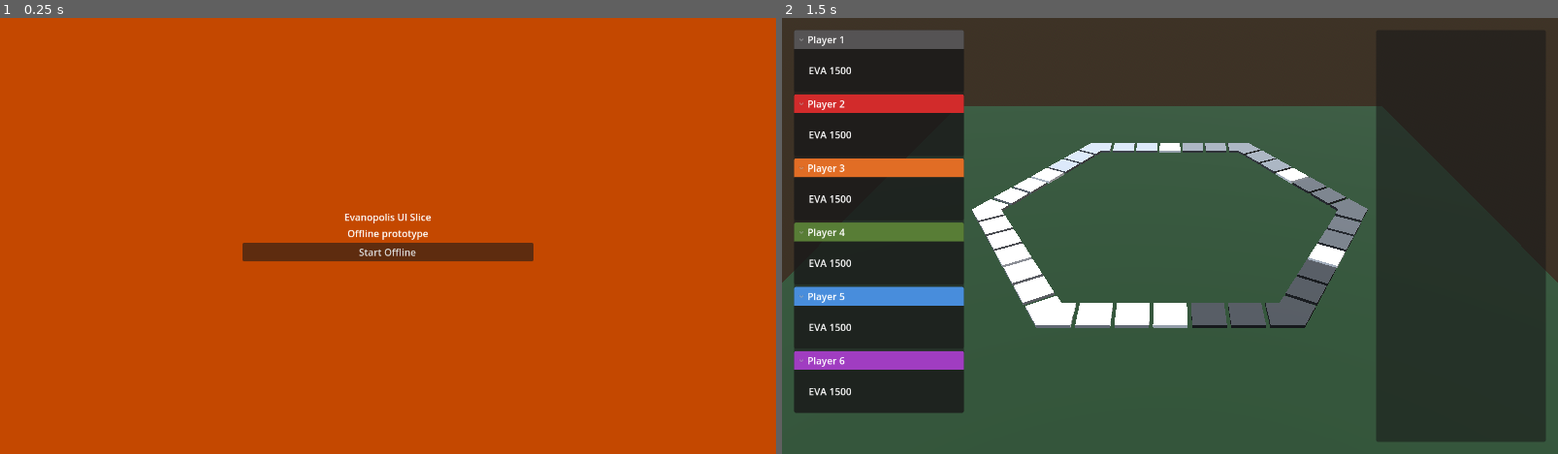
Above: before the commit, frames 1-2 (left to right).
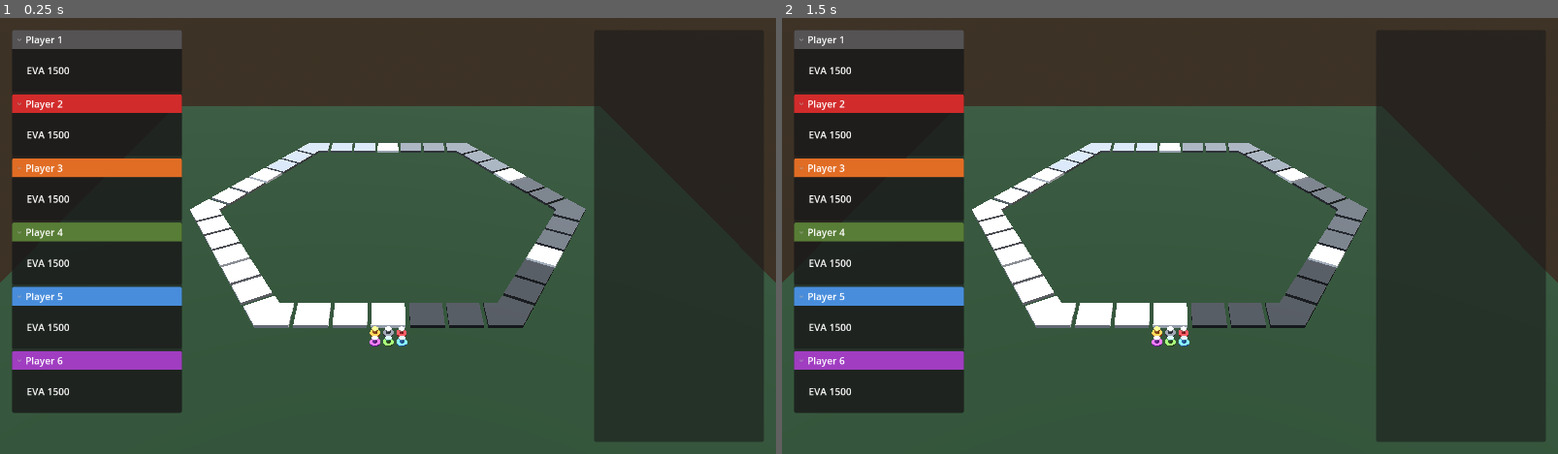
Above: after the commit, the same moments.

Repository: Falafel-Open-Games/evanopolis-ui-slice
Game: Godot game, scene res://scenes/game.tscn
Two runs of this game, one before a commit and one after it. Both use one fixed random seed, a clock stepped at 60 frames per second and the inputs below. Before the commit the project starts from res://scenes/boot_menu.tscn.
Inputs (mouse positions are in pixels of both pictures, inside the frame that each line leads up to):
- Up to frame 1 (0.25 s): no input
- Up to frame 2 (1.5 s): click (1170, 253) at 0.5 s, where only the run before the commit has a clickable "Start Offline"; tap Enter at 1.25 s

The runs differ from the first frame. In frame 1, 100% of the frame differs, in the area x 0-100%, y 0-100%; in frame 2, 0.1%.

Commit message:
feat: add pawn scene and start placement

Diff:
--- a/godot/project.godot
+++ b/godot/project.godot
@@ -11,7 +11,7 @@
 [application]
 
 config/name="Evanopolis UI Slice"
-run/main_scene="res://scenes/boot_menu.tscn"
+run/main_scene="uid://cqmxik86m7jfl"
 config/features=PackedStringArray("4.5")
 config/icon="res://icon.svg"
 
--- a/godot/scenes/corner_tile.tscn
+++ b/godot/scenes/corner_tile.tscn
@@ -26,6 +26,34 @@
 material_override = SubResource("StandardMaterial3D_wnpk2")
 mesh = SubResource("ArrayMesh_y8lo4")
 
+[node name="PawnMarkers" type="Node3D" parent="."]
+
+[node name="Marker1" type="Marker3D" parent="PawnMarkers"]
+transform = Transform3D(1, 0, 0, 0, 1, 0, 0, 0, 1, 0, 0, 0.039)
+
+[node name="Marker2" type="Marker3D" parent="PawnMarkers"]
+transform = Transform3D(0.49999997, 0, -0.86602545, 0, 1, 0, 0.86602545, 0, 0.49999997, 0.013, 0, 0.031)
+
+[node name="Marker3" type="Marker3D" parent="PawnMarkers"]
+transform = Transform3D(0.49999997, 0, 0.86602545, 0, 1, 0, -0.86602545, 0, 0.49999997, -0.013314066, 0, 0.03142811)
+
+[node name="Marker4" type="Marker3D" parent="PawnMarkers"]
+transform = Transform3D(1, 0, 0, 0, 1, 0, 0, 0, 1, 0, 0, 0.056709815)
+
+[node name="Marker5b" type="Marker3D" parent="PawnMarkers"]
+transform = Transform3D(0.49999997, 0, -0.86602545, 0, 1, 0, 0.86602545, 0, 0.49999997, 0.013, 0, 0.048)
+
+[node name="Marker6b" type="Marker3D" parent="PawnMarkers"]
+transform = Transform3D(0.49999997, 0, 0.86602545, 0, 1, 0, -0.86602545, 0, 0.49999997, -0.013002703, 0, 0.048442956)
+
+[node name="Marker5" type="Marker3D" parent="PawnMarkers"]
+transform = Transform3D(0.49999997, 0, -0.86602545, 0, 1, 0, 0.86602545, 0, 0.49999997, 0.021, 0, 0.044)
+visible = false
+
+[node name="Marker6" type="Marker3D" parent="PawnMarkers"]
+transform = Transform3D(0.49999997, 0, 0.86602545, 0, 1, 0, -0.86602545, 0, 0.49999997, -0.021, 0, 0.044)
+visible = false
+
 [node name="CSGCombiner3D" type="CSGCombiner3D" parent="."]
 visible = false
 
--- a/godot/scenes/game.tscn
+++ b/godot/scenes/game.tscn
@@ -1,8 +1,10 @@
-[gd_scene load_steps=9 format=3 uid="uid://cqmxik86m7jfl"]
+[gd_scene load_steps=11 format=3 uid="uid://cqmxik86m7jfl"]
 
 [ext_resource type="PackedScene" uid="uid://bq8yu0tnywxwn" path="res://scenes/side_strip.tscn" id="2_s0k7h"]
 [ext_resource type="PackedScene" uid="uid://cf3ptmh3a1lsi" path="res://scenes/player_summary.tscn" id="2_yqjtg"]
+[ext_resource type="PackedScene" uid="uid://hsaj4hgpu7a6" path="res://scenes/pawn.tscn" id="3_lbhrr"]
 [ext_resource type="Script" uid="uid://csigfifodnx75" path="res://scripts/board_layout.gd" id="3_tfrx2"]
+[ext_resource type="Script" uid="uid://b4b2jj7a5a3fy" path="res://scripts/pawns_start.gd" id="4_3k9qj"]
 
 [sub_resource type="StandardMaterial3D" id="StandardMaterial3D_8cj0n"]
 albedo_color = Color(0.05857501, 0.15, 0.0465, 1)
@@ -62,6 +64,74 @@
 [node name="SideStrip6" parent="tiles" instance=ExtResource("2_s0k7h")]
 transform = Transform3D(0.49999997, 0, -0.86602545, 0, 1, 0, 0.86602545, 0, 0.49999997, -0.1462281, 0, -0.24818012)
 
+[node name="Pawns" type="Node3D" parent="."]
+script = ExtResource("4_3k9qj")
+markers_root_path = NodePath("../tiles/SideStrip1/Tile4/PawnMarkers")
+
+[node name="Pawn1" parent="Pawns" instance=ExtResource("3_lbhrr")]
+base_color = Color(0.33333334, 0.3254902, 0.32941177, 1)
+accent_color = Color(0.69803923, 0.69411767, 0.7019608, 1)
+
+[node name="Pawn2" parent="Pawns" instance=ExtResource("3_lbhrr")]
+base_color = Color(0.8235294, 0.16862746, 0.16862746, 1)
+accent_color = Color(1, 0.54509807, 0.4745098, 1)
+
+[node name="Pawn3" parent="Pawns" instance=ExtResource("3_lbhrr")]
+base_color = Color(0.88235295, 0.42745098, 0.14509805, 1)
+accent_color = Color(0.972549, 0.6862745, 0.27450982, 1)
+
+[node name="Pawn4" parent="Pawns" instance=ExtResource("3_lbhrr")]
+base_color = Color(0.34509805, 0.49019608, 0.21176471, 1)
+accent_color = Color(0.45882353, 0.81960785, 0.6627451, 1)
+
+[node name="Pawn5" parent="Pawns" instance=ExtResource("3_lbhrr")]
+base_color = Color(0.28235295, 0.5529412, 0.8627451, 1)
+accent_color = Color(0.4745098, 0.7411765, 0.92156863, 1)
+
+[node name="Pawn6" parent="Pawns" instance=ExtResource("3_lbhrr")]
+base_color = Color(0.627451, 0.23921569, 0.75686276, 1)
+accent_color = Color(0.95686275, 0.5529412, 1, 1)
+
+[node name="PawnsDebug" type="Node3D" parent="."]
+transform = Transform3D(1, 0, 0, 0, 1, 0, 0, 0, 1, 0, 0, 0.254)
+visible = false
+
+[node name="Pawn1" parent="PawnsDebug" instance=ExtResource("3_lbhrr")]
+transform = Transform3D(1, 0, 0, 0, 1, 0, 0, 0, 1, 4.844833e-05, 0, 0.027908891)
+
+[node name="Pawn2" parent="PawnsDebug" instance=ExtResource("3_lbhrr")]
+transform = Transform3D(1, 0, 0, 0, 1, 0, 0, 0, 1, 0.01531476, 0, 0.028090894)
+
+[node name="Pawn3" parent="PawnsDebug" instance=ExtResource("3_lbhrr")]
+transform = Transform3D(1, 0, 0, 0, 1, 0, 0, 0, 1, -0.014149776, 0, 0.027849317)
+
+[node name="Pawn4" parent="PawnsDebug" instance=ExtResource("3_lbhrr")]
+transform = Transform3D(1, 0, 0, 0, 1, 0, 0, 0, 1, 0.00021187682, 0, 0.043000013)
+
+[node name="Pawn5" parent="PawnsDebug" instance=ExtResource("3_lbhrr")]
+transform = Transform3D(1, 0, 0, 0, 1, 0, 0, 0, 1, 0.01531476, 0, 0.04291305)
+
+[node name="Pawn6" parent="PawnsDebug" instance=ExtResource("3_lbhrr")]
+transform = Transform3D(1, 0, 0, 0, 1, 0, 0, 0, 1, -0.014610371, 0, 0.043000013)
+
+[node name="Pawn1b" parent="PawnsDebug" instance=ExtResource("3_lbhrr")]
+transform = Transform3D(1, 0, 0, 0, 1, 0, 0, 0, 1, 0.16132756, 0, 0.028090894)
+
+[node name="Pawn2b" parent="PawnsDebug" instance=ExtResource("3_lbhrr")]
+transform = Transform3D(1, 0, 0, 0, 1, 0, 0, 0, 1, 0.16887575, 0, 0.014402956)
+
+[node name="Pawn3b" parent="PawnsDebug" instance=ExtResource("3_lbhrr")]
+transform = Transform3D(1, 0, 0, 0, 1, 0, 0, 0, 1, 0.14606124, 0, 0.027908891)
+
+[node name="Pawn4b" parent="PawnsDebug" instance=ExtResource("3_lbhrr")]
+transform = Transform3D(1, 0, 0, 0, 1, 0, 0, 0, 1, 0.1706033, 0, 0.0432719)
+
+[node name="Pawn5b" parent="PawnsDebug" instance=ExtResource("3_lbhrr")]
+transform = Transform3D(1, 0, 0, 0, 1, 0, 0, 0, 1, 0.17739198, 0, 0.029266298)
+
+[node name="Pawn6b" parent="PawnsDebug" instance=ExtResource("3_lbhrr")]
+transform = Transform3D(1, 0, 0, 0, 1, 0, 0, 0, 1, 0.15522215, 0, 0.04289356)
+
 [node name="Control" type="Control" parent="."]
 layout_mode = 3
 anchors_preset = 15
--- /dev/null
+++ b/godot/scenes/pawn.tscn
@@ -0,0 +1,42 @@
+[gd_scene load_steps=5 format=3 uid="uid://hsaj4hgpu7a6"]
+
+[ext_resource type="Script" uid="uid://cupp01rayuvya" path="res://scripts/pawn.gd" id="1_2ny1j"]
+
+[sub_resource type="CylinderMesh" id="CylinderMesh_1"]
+top_radius = 0.04
+bottom_radius = 0.04
+height = 0.012
+
+[sub_resource type="CylinderMesh" id="CylinderMesh_2"]
+top_radius = 0.018
+bottom_radius = 0.018
+height = 0.03
+
+[sub_resource type="CylinderMesh" id="CylinderMesh_3"]
+top_radius = 0.024
+bottom_radius = 0.024
+height = 0.01
+
+[node name="Pawn" type="Node3D"]
+script = ExtResource("1_2ny1j")
+
+[node name="Parts" type="Node3D" parent="."]
+transform = Transform3D(0.15, 0, 0, 0, 0.15, 0, 0, 0, 0.15, 0, 0, 0)
+
+[node name="Base" type="MeshInstance3D" parent="Parts"]
+unique_name_in_owner = true
+transform = Transform3D(1, 0, 0, 0, 1, 0, 0, 0, 1, 0, 0.006, 0)
+mesh = SubResource("CylinderMesh_1")
+skeleton = NodePath("../..")
+
+[node name="Stem" type="MeshInstance3D" parent="Parts"]
+unique_name_in_owner = true
+transform = Transform3D(1, 0, 0, 0, 1, 0, 0, 0, 1, 0, 0.027, 0)
+mesh = SubResource("CylinderMesh_2")
+skeleton = NodePath("../..")
+
+[node name="Cap" type="MeshInstance3D" parent="Parts"]
+unique_name_in_owner = true
+transform = Transform3D(1, 0, 0, 0, 1, 0, 0, 0, 1, 0, 0.047, 0)
+mesh = SubResource("CylinderMesh_3")
+skeleton = NodePath("../..")
--- a/godot/scenes/tile.tscn
+++ b/godot/scenes/tile.tscn
@@ -1,6 +1,8 @@
-[gd_scene load_steps=3 format=3 uid="uid://q6cux836c2th"]
+[gd_scene load_steps=4 format=3 uid="uid://q6cux836c2th"]
 
-[ext_resource type="Script" uid="uid://b4e2b8e8n0e5t" path="res://scripts/board_tile.gd" id="1_u6qf7"]
+[ext_resource type="Script" uid="uid://kkctmgrcsfau" path="res://scripts/board_tile.gd" id="1_u6qf7"]
+
+[sub_resource type="StandardMaterial3D" id="StandardMaterial3D_3dk36"]
 
 [sub_resource type="BoxMesh" id="BoxMesh_uiyn6"]
 size = Vector3(0.1, 0.01, 0.1)
@@ -10,4 +12,25 @@
 
 [node name="Mesh" type="MeshInstance3D" parent="."]
 transform = Transform3D(0.4, 0, 0, 0, 0.4, 0, 0, 0, 0.4, 0, 0.002, 0)
+material_override = SubResource("StandardMaterial3D_3dk36")
 mesh = SubResource("BoxMesh_uiyn6")
+
+[node name="PawnMarkers" type="Node3D" parent="."]
+
+[node name="Marker1" type="Marker3D" parent="PawnMarkers"]
+transform = Transform3D(1, 0, 0, 0, 1, 0, 0, 0, 1, 0, 0, 0.03)
+
+[node name="Marker2" type="Marker3D" parent="PawnMarkers"]
+transform = Transform3D(1, 0, 0, 0, 1, 0, 0, 0, 1, 0.015, 0, 0.03)
+
+[node name="Marker3" type="Marker3D" parent="PawnMarkers"]
+transform = Transform3D(1, 0, 0, 0, 1, 0, 0, 0, 1, -0.015, 0, 0.03)
+
+[node name="Marker4" type="Marker3D" parent="PawnMarkers"]
+transform = Transform3D(1, 0, 0, 0, 1, 0, 0, 0, 1, 0, 0, 0.045)
+
+[node name="Marker5" type="Marker3D" parent="PawnMarkers"]
+transform = Transform3D(1, 0, 0, 0, 1, 0, 0, 0, 1, 0.015, 0, 0.045)
+
+[node name="Marker6" type="Marker3D" parent="PawnMarkers"]
+transform = Transform3D(1, 0, 0, 0, 1, 0, 0, 0, 1, -0.015, 0, 0.045)
--- a/godot/scripts/board_layout.gd
+++ b/godot/scripts/board_layout.gd
@@ -29,16 +29,24 @@
 ]
 
 const CENTER_TILE_NAME := "Tile4"
+const STRIP_TILE_ORDER := [
+	"CornerTile",
+	"Tile2",
+	"Tile3",
+	"Tile4",
+	"Tile5",
+	"Tile6",
+]
 
 func _ready() -> void:
 	_apply_colors()
+	print(get_board_tiles())
 
 func _apply_colors() -> void:
 	for side_index in range(SIDE_STRIP_NAMES.size()):
 		var side_name: String = SIDE_STRIP_NAMES[side_index]
 		var side := get_node_or_null("tiles/" + side_name)
 		if side == null:
-			print("null side")
 			continue
 
 		var prev_city: String = CITY_ORDER[side_index]
@@ -57,3 +65,34 @@
 	var tile := parent.get_node_or_null(tile_name)
 	if tile is BoardTile:
 		tile.tile_color = color
+
+func get_board_tiles() -> Array[Node3D]:
+	var tiles_list: Array[Node3D] = []
+	var tiles_root := get_node_or_null("tiles")
+	if tiles_root == null:
+		return tiles_list
+
+	# Start at SideStrip1 Tile4 and move counter-clockwise.
+	var strip1 := tiles_root.get_node_or_null(SIDE_STRIP_NAMES[0])
+	if strip1 == null:
+		return tiles_list
+	for tile_name in ["Tile4", "Tile5", "Tile6"]:
+		var tile := strip1.get_node_or_null(tile_name)
+		if tile is Node3D:
+			tiles_list.append(tile)
+
+	for index in range(1, SIDE_STRIP_NAMES.size()):
+		var strip := tiles_root.get_node_or_null(SIDE_STRIP_NAMES[index])
+		if strip == null:
+			continue
+		for tile_name in STRIP_TILE_ORDER:
+			var tile := strip.get_node_or_null(tile_name)
+			if tile is Node3D:
+				tiles_list.append(tile)
+
+	for tile_name in ["CornerTile", "Tile2", "Tile3"]:
+		var tile := strip1.get_node_or_null(tile_name)
+		if tile is Node3D:
+			tiles_list.append(tile)
+
+	return tiles_list
--- /dev/null
+++ b/godot/scripts/pawn.gd
@@ -0,0 +1,33 @@
+@tool
+extends Node3D
+
+@export var base_color: Color = Color("#555354"):
+	set(value):
+		base_color = value
+		if is_inside_tree():
+			_apply_colors()
+
+@export var accent_color: Color = Color("#b2b1b3"):
+	set(value):
+		accent_color = value
+		if is_inside_tree():
+			_apply_colors()
+
+@onready var base_mesh: MeshInstance3D = %Base
+@onready var stem_mesh: MeshInstance3D = %Stem
+@onready var cap_mesh: MeshInstance3D = %Cap
+
+func _ready() -> void:
+	_apply_colors()
+
+func _apply_colors() -> void:
+	_set_mesh_color(base_mesh, base_color)
+	_set_mesh_color(stem_mesh, base_color)
+	_set_mesh_color(cap_mesh, accent_color)
+
+func _set_mesh_color(mesh: MeshInstance3D, color: Color) -> void:
+	if mesh == null:
+		return
+	var material := StandardMaterial3D.new()
+	material.albedo_color = color
+	mesh.material_override = material
--- /dev/null
+++ b/godot/scripts/pawns_start.gd
@@ -0,0 +1,17 @@
+extends Node3D
+
+@export var markers_root_path: NodePath
+
+func _ready() -> void:
+	_apply_marker_positions()
+
+func _apply_marker_positions() -> void:
+	var markers_root := get_node_or_null(markers_root_path)
+	if markers_root == null:
+		return
+
+	for index in range(1, 7):
+		var marker := markers_root.get_node_or_null("Marker%d" % index)
+		var pawn := get_node_or_null("Pawn%d" % index)
+		if marker is Marker3D and pawn is Node3D:
+			pawn.global_transform = marker.global_transform
Not shown, added: godot/scripts/pawn.gd.uid
Not shown, added: godot/scripts/pawns_start.gd.uid
Not shown, changed: docs/design-decisions.md
